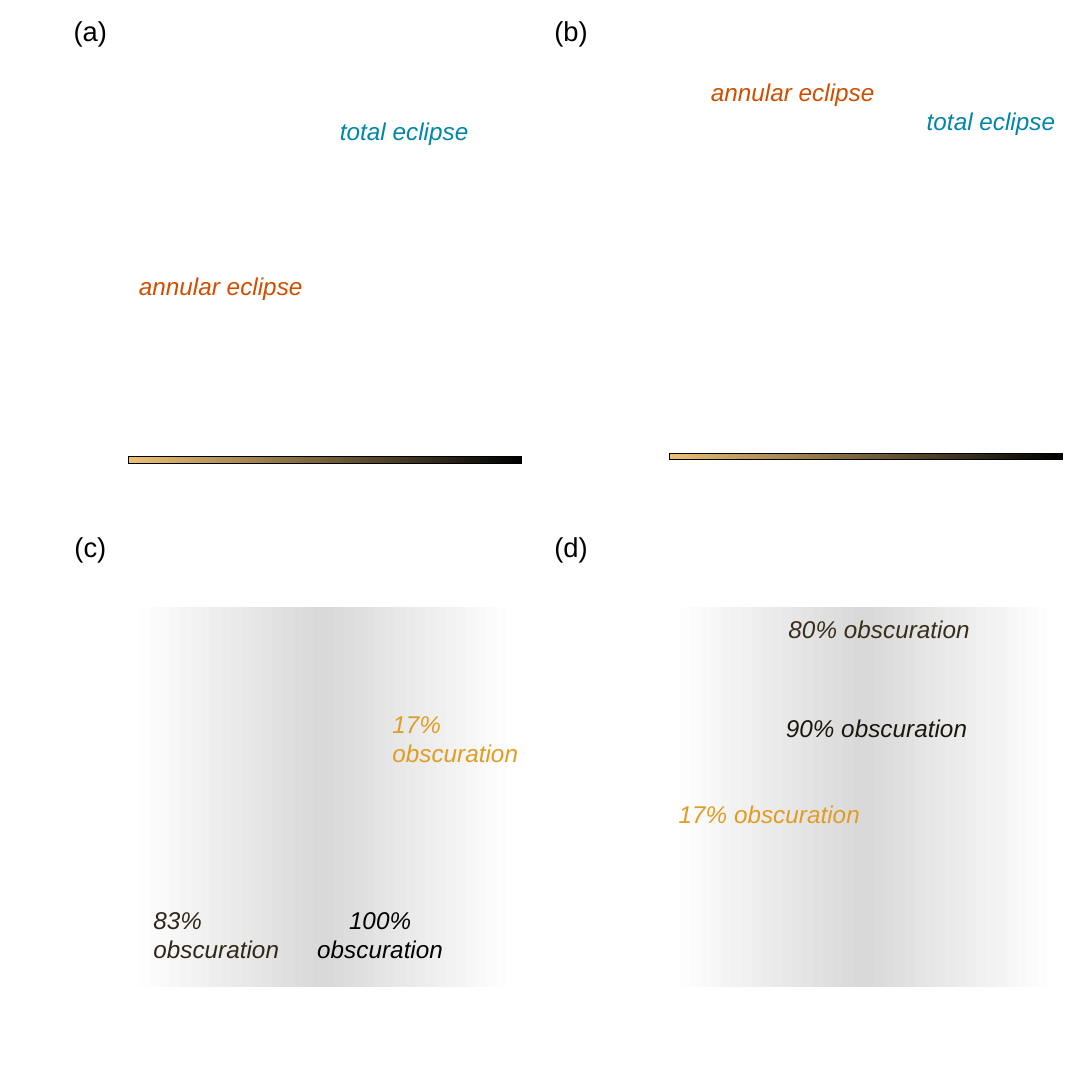
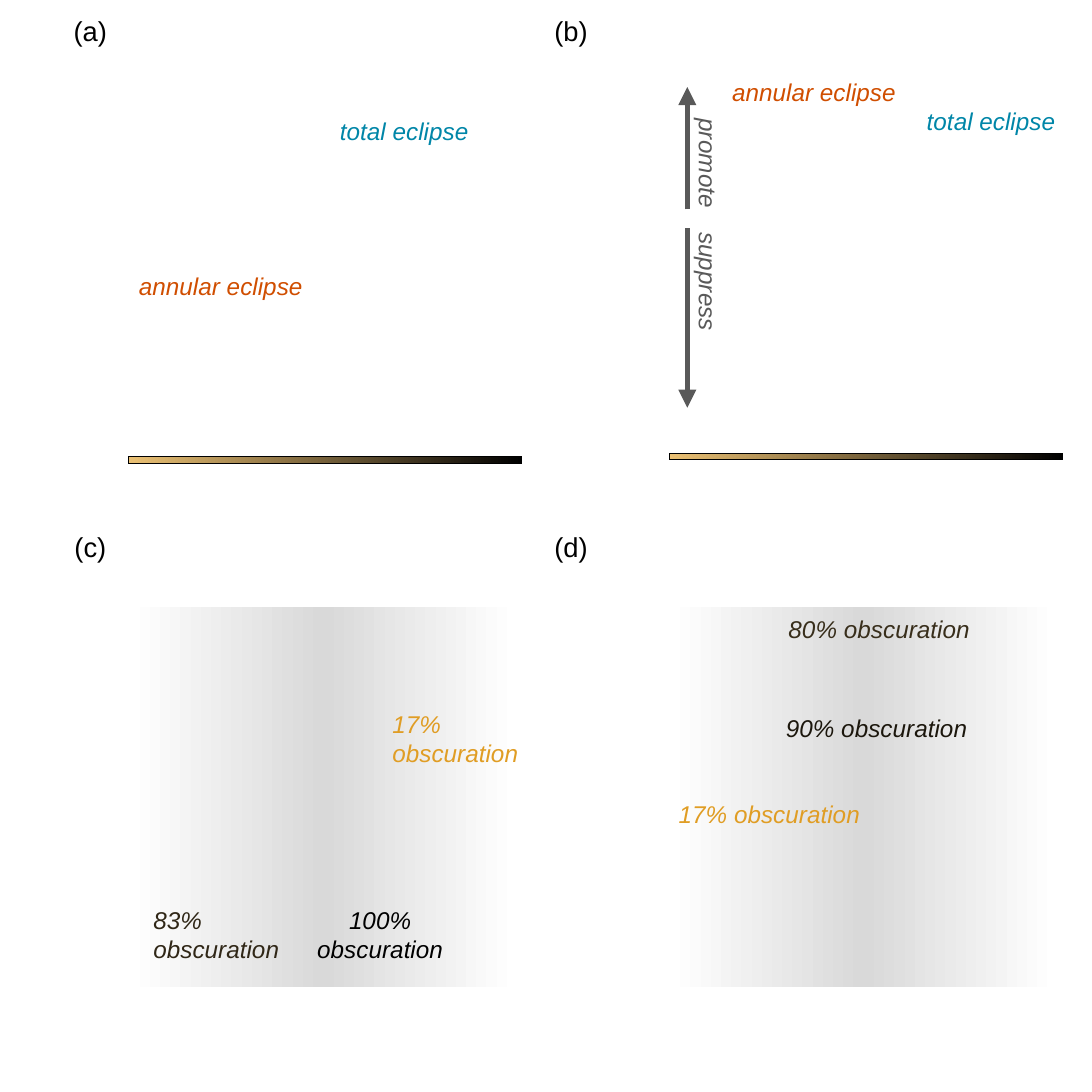
Before and after one commit to BrentPease1/eclipse-traits, a slide deck: slide 1 of Figures/figure_04.pptx. Drawn at 1092x1092 pixels with LibreOffice and Linux fonts; fonts in the diff are those of the drawing; background and template pictures are left out. Boxes give left, top, right and bottom in pixels: in the first picture for what was removed or moved away, otherwise in the second. Text is boxed around its words. In the diff, an @@ line names an element or a change of style, - is before the commit and + after.

```diff
--- a/Figures/figure_04.pptx
+++ b/Figures/figure_04.pptx
@@ arrow added from (688, 210) to (688, 87), #595959 1.5 pt @@
@@ text "annular eclipse": place and size @@
-text "annular eclipse" at <box>711,83,875,106</box>
+text "annular eclipse" at <box>732,83,896,106</box>
@@ text added at <box>694,126,721,205</box>, 8 pt, text #595959, italic @@
+promote
@@ arrow added from (688, 227) to (688, 408), #595959 1.5 pt @@
@@ text added at <box>694,241,721,328</box>, 8 pt, text #595959, italic @@
+suppress
```
Also in this commit, not shown: 2 other files.
